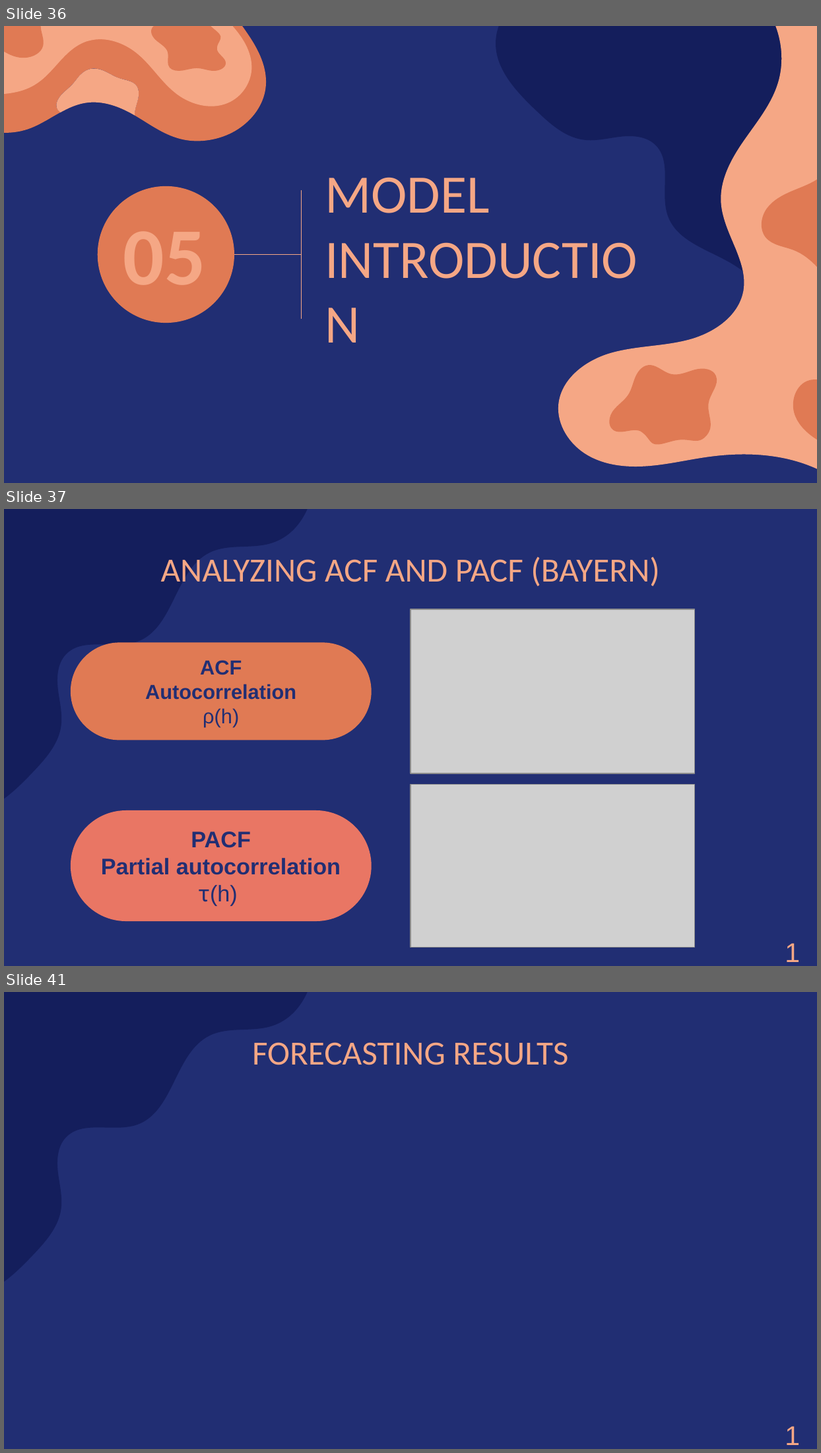
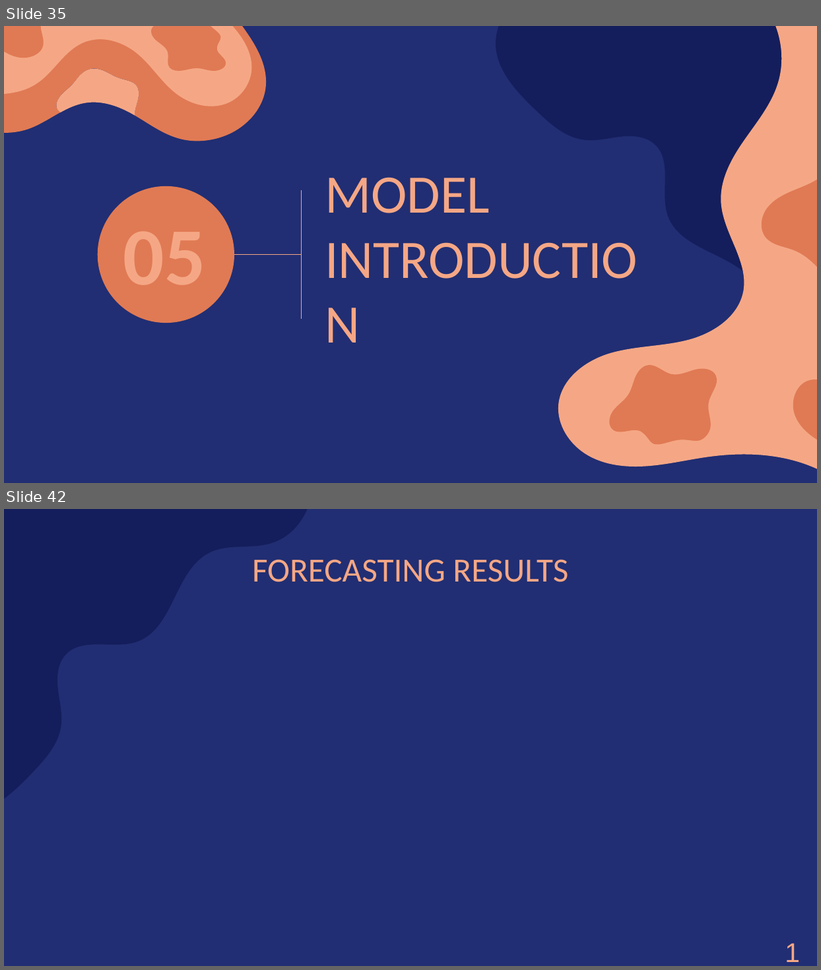
Before and after one commit to amarquard089/Covid19-Hospitalisierungsrate, a slide deck: Praesentation/COVID-19 Hospitalisierungsrate.pptx. Shown one above the other, each under a label of ours: slides 36, 37 and 41 before the commit, slides 35 and 42 after it; the slides between them are not shown. The pictures are 821x1453 and 821x970 pixels, drawn with LibreOffice and Linux fonts; fonts in the diff are those of the drawing; grey boxes stand for pictures. Boxes give left, top, right and bottom in pixels: in the first picture for what was removed or moved away, otherwise in the second. Text is boxed around its words. In the diff, an @@ line names an element or a change of style, - is before the commit and + after.

```diff
--- a/Praesentation/COVID-19 Hospitalisierungsrate.pptx
+++ b/Praesentation/COVID-19 Hospitalisierungsrate.pptx
@@ slide 37 removed at bbox=[4, 509, 817, 966], background #212E73; not listed: 1 template element that a slide beside it also shows @@
@@ title removed at bbox=[161, 557, 659, 586] @@
-ANALYZING ACF AND PACF (BAYERN)
@@ picture removed at bbox=[411, 609, 695, 773] @@
@@ rounded rectangle removed at bbox=[71, 642, 372, 740] @@
-ACF
-Autocorrelation
-ρ(h)
@@ picture removed at bbox=[411, 785, 695, 947] @@
@@ rounded rectangle removed at bbox=[71, 811, 372, 921] @@
-PACF
-Partial autocorrelation
-τ(h)
@@ text removed at bbox=[778, 932, 817, 966] @@
-15
@@ what was slide 36 is now slide 35 @@
@@ what was slide 41 is now slide 42 @@
```
Also in this commit, not shown: 10 slides changed, 9 slides added, 2 other slides removed, 7 other files.
